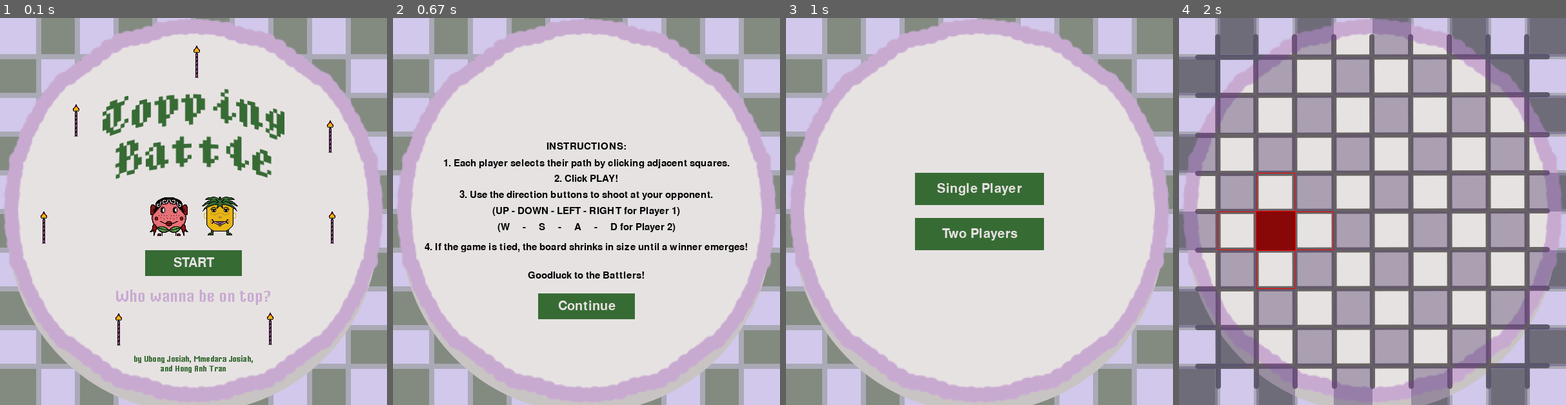
Above: before the commit, frames 1-4 (left to right).
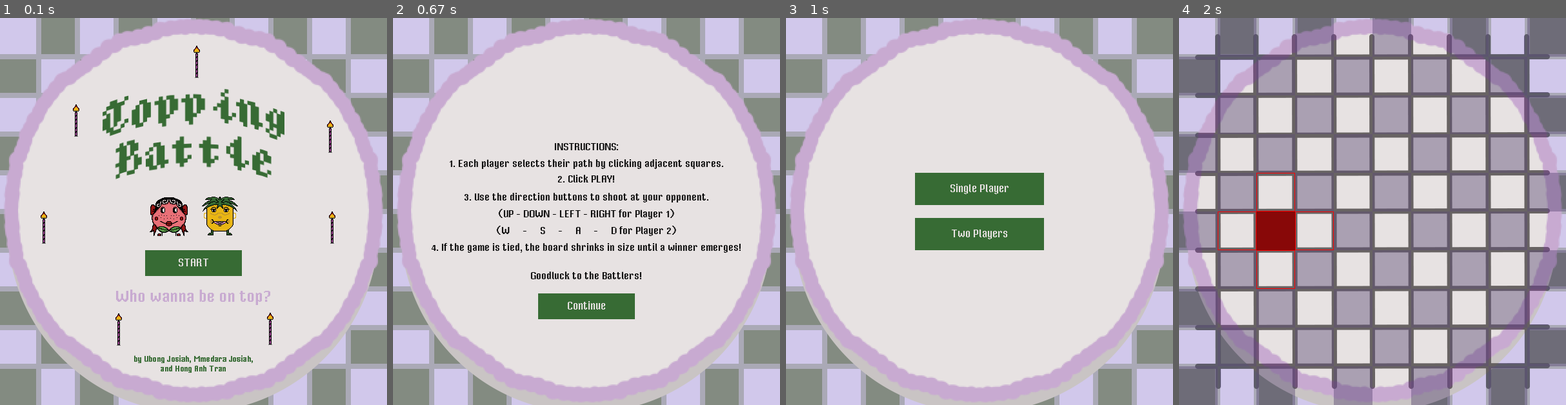
Above: after the commit, the same moments.

Repository: ubongjc/Pygame
Game: pygame game, started from main.py
Same seed, same stepped clock (60 frames per second), same inputs: the game is played once before the commit and once after it.
Inputs (mouse positions are in pixels of both pictures, inside the frame that each line leads up to):
- Up to frame 1 (0.1 s): no input
- Up to frame 2 (0.67 s): click "START" at 0.38 s
- Up to frame 3 (1 s): click "Continue" at 0.72 s
- Up to frame 4 (2 s): click "Two Players" at 1.05 s; click (1279, 215) at 1.38 s; tap Space at 1.67 s

The runs differ from the first frame. In frame 1, 0.2% of the frame differs, in the area x 44-56%, y 61-65%; in frame 2, 4.8%, in the area x 8-92%, y 32-76%; in frame 3, 0.5%; in frame 4, nothing differs.

Commit message:
Finishing touches

Diff:
--- a/button.py
+++ b/button.py
@@ -13,11 +13,11 @@
         self.text = text
         self.color = constants.BUTTON_COLOR
         self.font_size = font_size
+        self.font = pygame.font.Font("fonts/Mister Pixel Regular.otf", 16)
 
     def draw(self, surface):
         pygame.draw.rect(surface, self.color, (self.x, self.y, self.width, self.height))
-        font = pygame.font.Font(None, self.font_size)
-        text = font.render(self.text, True, constants.BUTTON_TEXT_COLOR)
+        text = self.font.render(self.text, True, constants.BUTTON_TEXT_COLOR)
         text_rect = text.get_rect(center=(self.x + self.width // 2, self.y + self.height // 2))
         surface.blit(text, text_rect)
 
--- a/main.py
+++ b/main.py
@@ -239,7 +239,7 @@
             f"{constants.MAX_MOVES - 2} moves",
         ]
 
-        display_centered_texts(screen, texts, font_size=26, color=constants.BLACK)
+        display_centered_texts(screen, texts, font_size=15, color=constants.BLACK)
         pygame.display.flip()
         pygame.time.wait(delay)  # Wait for 2(4) seconds
 
@@ -309,7 +309,7 @@
     scaled_background = pygame.transform.scale(background_image, (constants.SCREEN_SIZE, constants.SCREEN_SIZE))
     screen.blit(background_image, (0, 0))
     # screen.fill(constants.WHITE)
-    last_line_y = display_centered_texts(screen, instructions, font_size=22, color=constants.BLACK)
+    last_line_y = display_centered_texts(screen, instructions, font_size=15, color=constants.BLACK)
     instruction_button_y = last_line_y + 20  # Add some space (20 pixels) between the last line and the button
     instruction_button = Button((constants.SCREEN_SIZE - 150) // 2, instruction_button_y, 150, 40, "Continue",
                                 (0, 128, 0), 30)
@@ -327,7 +327,7 @@
 def display_centered_texts(screen, texts, font_size, color, line_spacing=10):
     screen_width, screen_height = screen.get_size()
     # Create a font object
-    font = pygame.font.Font(None, font_size)
+    font = pygame.font.Font("fonts/Mister Pixel Regular.otf", font_size)
     # Calculate the total height of all lines of text
     total_text_height = len(texts) * font.get_height() + (len(texts) - 1) * line_spacing
     # Calculate the starting Y position for the first line of text
Not shown, added: LICENSE.txt
Binary file added: fonts/Mister Pixel Regular.otf
